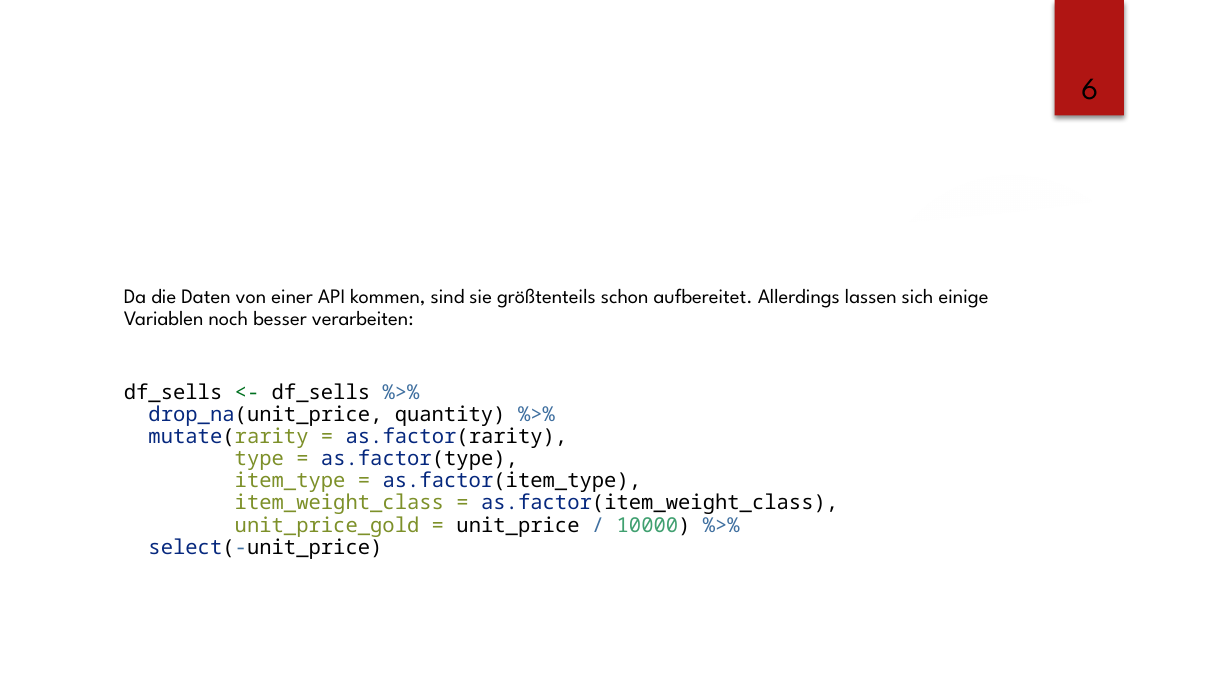
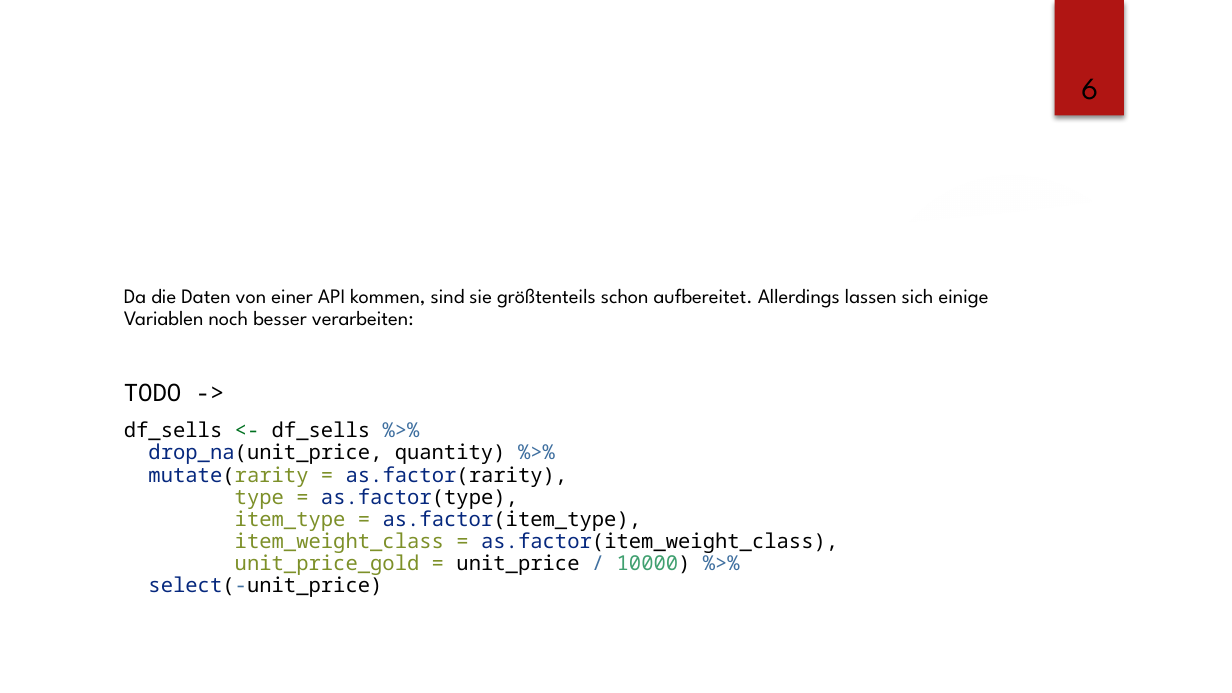
Before and after one commit to lz039/Gw2Trading, a slide deck: slide 6 of reports/presentation_custom_design.pptx. Drawn at 1232x693 pixels with LibreOffice and Linux fonts; fonts in the diff are those of the drawing; background and template pictures are left out. Boxes give left, top, right and bottom in pixels: in the first picture for what was removed or moved away, otherwise in the second. Text is boxed around its words. In the diff, an @@ line names an element or a change of style, - is before the commit and + after.

Commit message:
fixed typos, added some todos

```diff
--- a/reports/presentation_custom_design.pptx
+++ b/reports/presentation_custom_design.pptx
@@ text at box(124, 383, 182, 402): paragraph added @@
+TODO ->
```
Also in this commit, not shown: 9 other slides changed.
